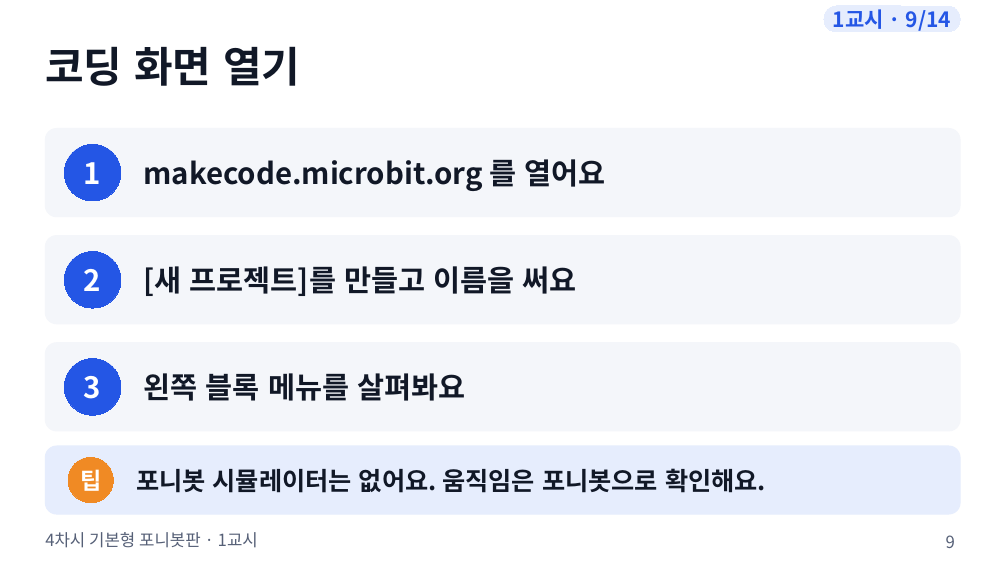
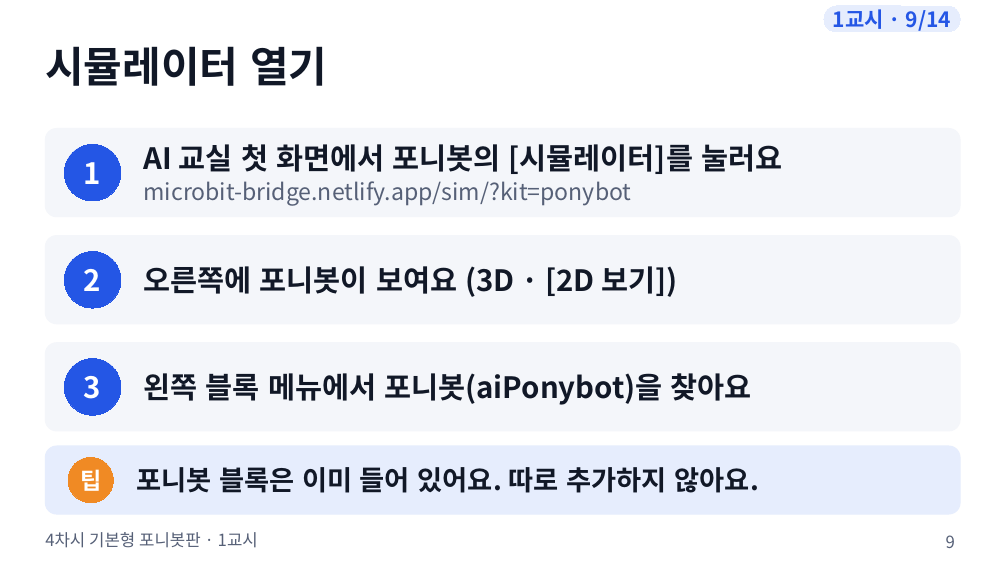
Before and after one commit to boundaryx01-uniquelife/microbit, a slide deck: slide 9 of bridge/ponybot/materials/포니봇_4차시_기본형/ponybot_4차시_수업슬라이드.pptx. Drawn at 1008x567 pixels with LibreOffice and Linux fonts; fonts in the diff are those of the drawing. Boxes give left, top, right and bottom in pixels: in the first picture for what was removed or moved away, otherwise in the second. Text is boxed around its words. In the diff, an @@ line names an element or a change of style, - is before the commit and + after.

```diff
--- a/bridge/ponybot/materials/포니봇_4차시_기본형/ponybot_4차시_수업슬라이드.pptx
+++ b/bridge/ponybot/materials/포니봇_4차시_기본형/ponybot_4차시_수업슬라이드.pptx
@@ text at [45, 46, 327, 86]: text changed @@
-코딩 화면 열기
+시뮬레이터 열기
@@ text at [144, 144, 782, 206]: text changed; size 28 to 22 pt; text colour #111827 to #566077; bold off @@
-makecode.microbit.org 를 열어요
+AI 교실 첫 화면에서 포니봇의 [시뮬레이터]를 눌러요
+microbit-bridge.netlify.app/sim/?kit=ponybot
@@ text at [144, 266, 678, 297]: text changed @@
-[새 프로젝트]를 만들고 이름을 써요
+오른쪽에 포니봇이 보여요 (3D · [2D 보기])
@@ text at [144, 373, 752, 405]: text changed @@
-왼쪽 블록 메뉴를 살펴봐요
+왼쪽 블록 메뉴에서 포니봇(aiPonybot)을 찾아요
@@ text at [136, 467, 760, 493]: text changed; size 24 to 26 pt @@
-포니봇 시뮬레이터는 없어요. 움직임은 포니봇으로 확인해요.
+포니봇 블록은 이미 들어 있어요. 따로 추가하지 않아요.
```
Also in this commit, not shown: 4 other slides changed, 3 other files.
